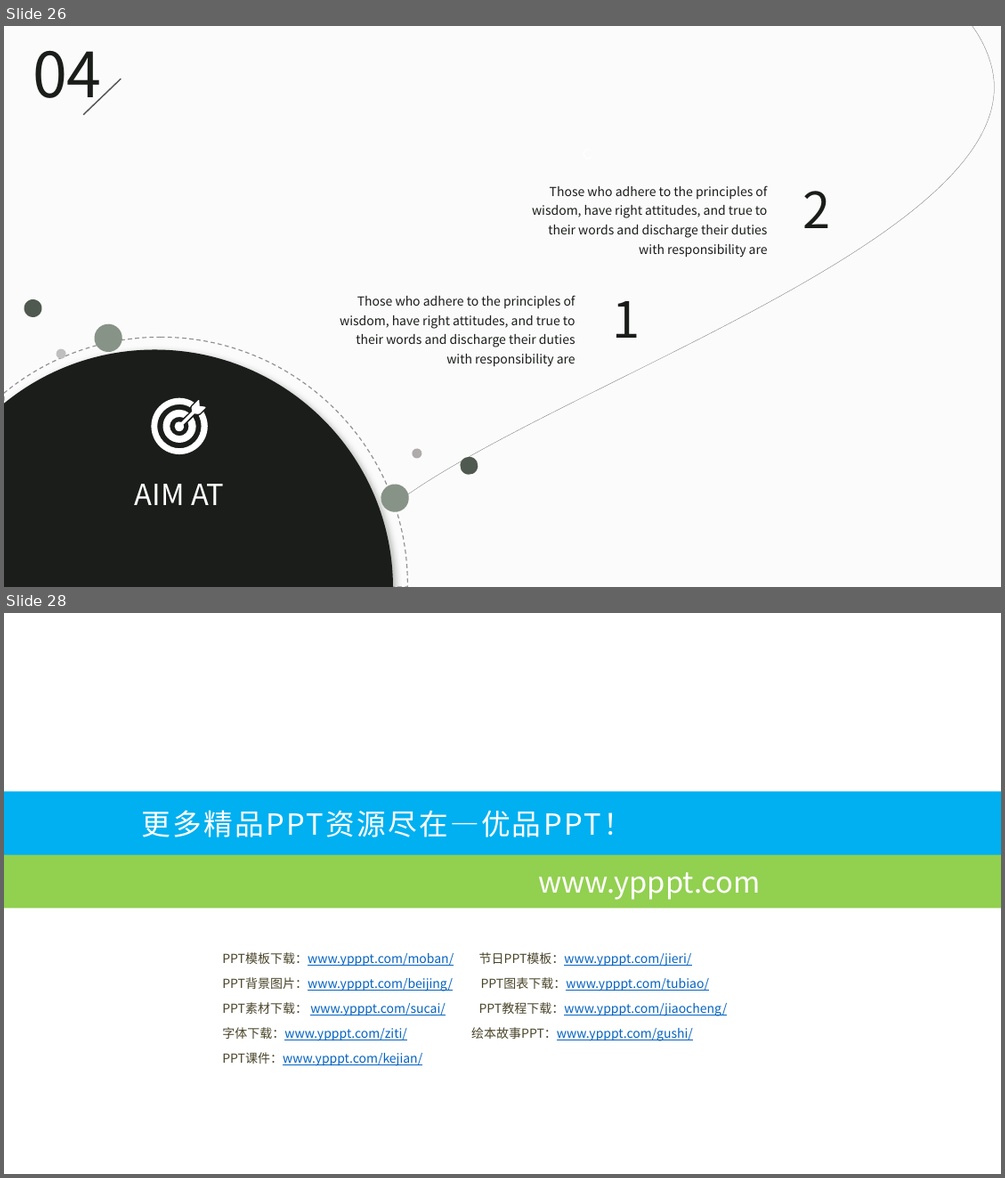
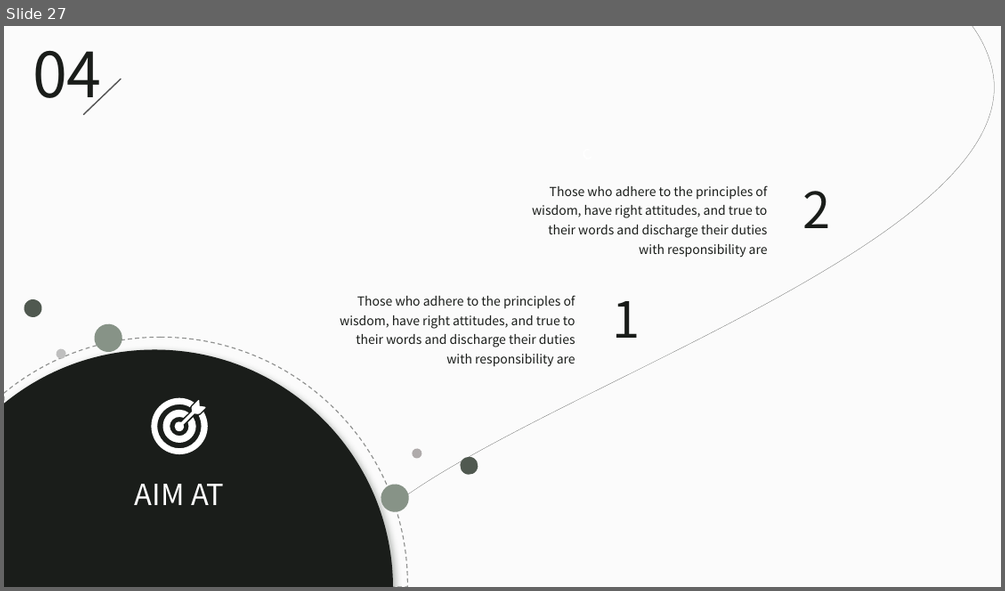
Before and after one commit to linxu-link/CarAndroidCourse, a slide deck: 01/01.走进车载 Android 系统.pptx. Shown one above the other, each under a label of ours: slides 26 and 28 before the commit, slide 27 after it; the slides between them are not shown. The pictures are 1005x1178 and 1005x591 pixels, drawn with LibreOffice and Linux fonts; fonts in the diff are those of the drawing. Boxes give left, top, right and bottom in pixels: in the first picture for what was removed or moved away, otherwise in the second. Text is boxed around its words. In the diff, an @@ line names an element or a change of style, - is before the commit and + after.

```diff
--- a/01/01.走进车载 Android 系统.pptx
+++ b/01/01.走进车载 Android 系统.pptx
@@ slide 28 removed at [4,613,1001,1174], background #FFFFFF @@
@@ rectangle removed at [4,792,1001,855] @@
-更多精品PPT资源尽在—优品PPT！
@@ rectangle removed at [4,854,1001,908] @@
-www.ypppt.com
@@ text removed at [222,952,728,1066] @@
-PPT模板下载：www.ypppt.com/moban/ 节日PPT模板：www.ypppt.com/jieri/
-PPT背景图片：www.ypppt.com/beijing/ PPT图表下载：www.ypppt.com/tubiao/
-PPT素材下载： www.ypppt.com/sucai/ PPT教程下载：www.ypppt.com/jiaocheng/
-字体下载：www.ypppt.com/ziti/ 绘本故事PPT：www.ypppt.com/gushi/
-PPT课件：www.ypppt.com/kejian/
@@ what was slide 26 is now slide 27 @@
```
Also in this commit, not shown: 9 slides changed, 3 slides added, 2 other slides removed, 4 other files.
